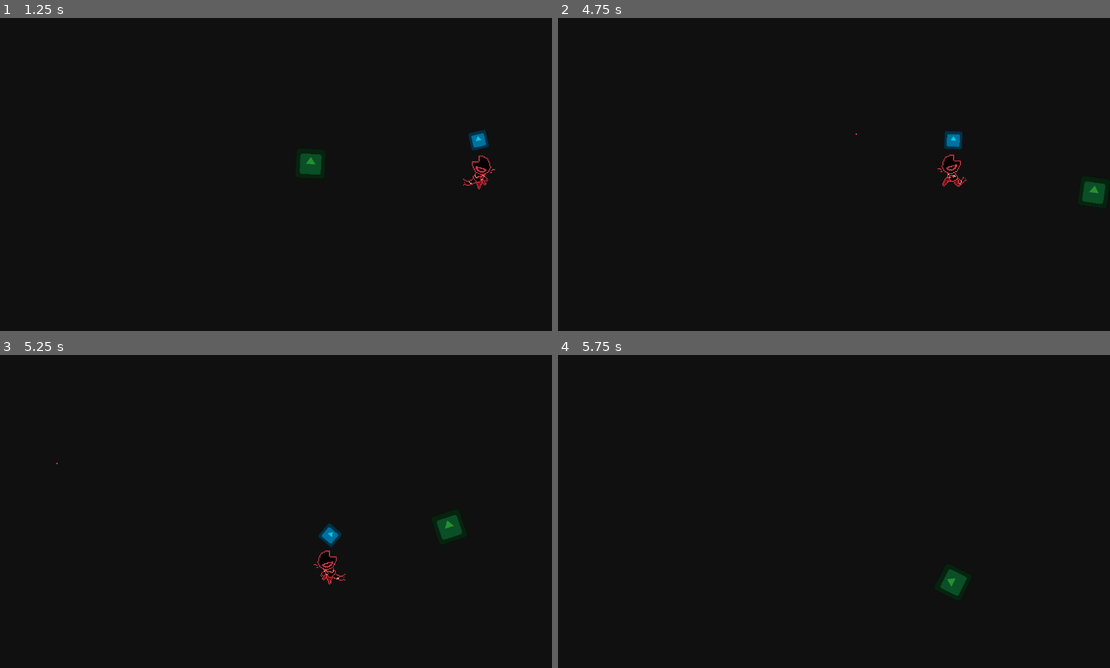
Above: before the commit, frames 1-4 (two rows, left to right).
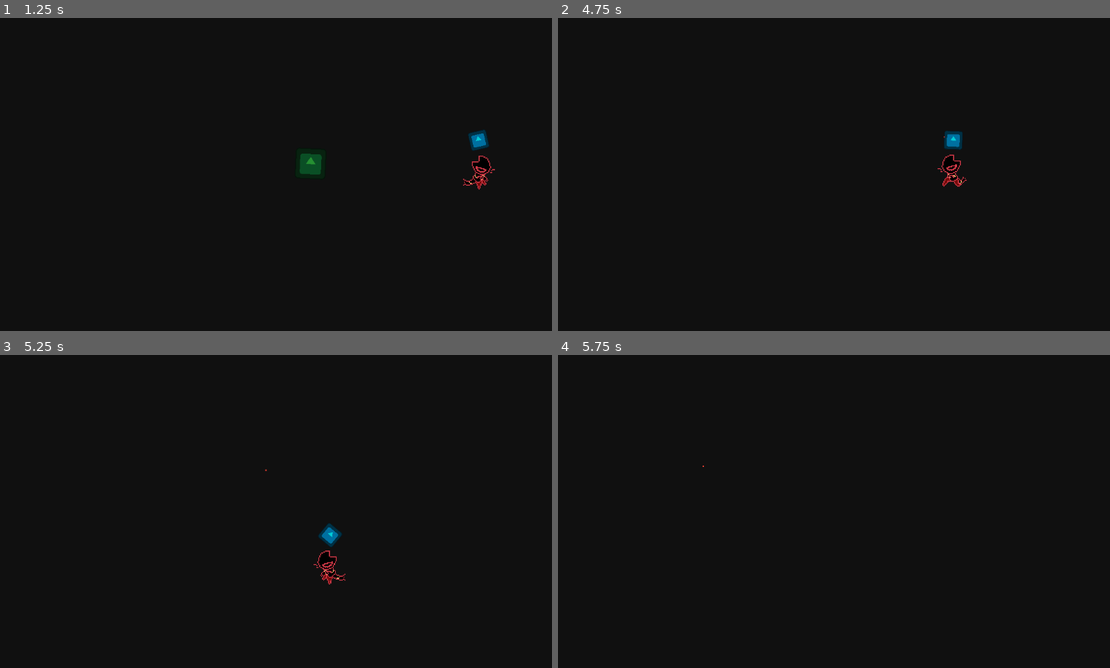
Above: after the commit, the same moments.

Repository: LucMat50/CS4800_ClassProject
Game: Godot game, scene res://scenes/main_game.tscn
Two runs of this game, one before a commit and one after it. Both use one fixed random seed, a clock stepped at 60 frames per second and the inputs below. The engine's default icon, where the game draws it, is replaced by a stand-in: a white triangle on a blue panel in a dark square.
Inputs (mouse positions are in pixels of both pictures, inside the frame that each line leads up to):
- Up to frame 1 (1.25 s): move the mouse to (397, 158) at 0.52 s; hold Right (move_right) from 0.53 s (still down); hold Shift (run) from 0.53 s (still down)
- Up to frame 2 (4.75 s): move the mouse to (718, 190) at 1.27 s; release Right (move_right) at 1.28 s; release Shift (run) at 1.28 s; hold Down (move_down) 1.28-2.03 s; tap Space (shoot) at 1.35, 2.85, 4.35 s; move the mouse to (889, 105) at 2.02 s; hold Right (move_right) 2.03-2.78 s; hold Shift (run) 2.03-2.78 s; move the mouse to (806, 237) at 2.77 s; hold Up (move_up) 2.78-3.53 s; move the mouse to (999, 221) at 3.52 s; hold Shift (run) 3.53-4.28 s; hold Left (move_left) from 3.53 s (still down); move the mouse to (662, 127) at 4.27 s
- Up to frame 3 (5.25 s): move the mouse to (303, 511) at 5.02 s; release Left (move_left) at 5.03 s; hold Down (move_down) from 5.03 s (still down); hold Shift (run) from 5.03 s (still down)
- Up to frame 4 (5.75 s): keep holding Down (move_down); keep holding Shift (run)

Frame 1 is identical in both runs. In frame 2, 0.3% of the frame differs, in the area x 53-100%, y 36-60%; in frame 3, 0.3%, in the area x 10-84%, y 34-60%; in frame 4, 0.3%.

Commit message:
T-T enemy collision was disabled

Diff:
--- a/cs-4800-unnamed-game/scenes/bullet.tscn
+++ b/cs-4800-unnamed-game/scenes/bullet.tscn
@@ -13,8 +13,9 @@
 texture = SubResource("CanvasTexture_h1aey")
 
 [node name="RayCast2D" type="RayCast2D" parent="." unique_id=1217705019]
+self_modulate = Color(0.1882353, 1, 0, 1)
 scale = Vector2(0.99999976, 0.99999976)
-target_position = Vector2(20, 0)
+target_position = Vector2(10, 0)
 collision_mask = 2
 hit_from_inside = true
 collide_with_areas = true
--- a/cs-4800-unnamed-game/scenes/enemy.tscn
+++ b/cs-4800-unnamed-game/scenes/enemy.tscn
@@ -18,4 +18,3 @@
 
 [node name="CollisionShape2D" type="CollisionShape2D" parent="." unique_id=923963319]
 shape = SubResource("CircleShape2D_md0e3")
-disabled = true
--- a/cs-4800-unnamed-game/scripts/bullet.gd
+++ b/cs-4800-unnamed-game/scripts/bullet.gd
@@ -11,23 +11,21 @@
 @onready var ray = $RayCast2D
 
 func _physics_process(delta: float) -> void:
-	position += transform.x * SPEED * delta
-	var move_amount = SPEED * delta
-	ray.target_position = Vector2(move_amount + 2, 0)
+	global_position += Vector2(1, 0).rotated(rotation) * SPEED * delta
+	#position += transform.x * SPEED * delta
+	ray.target_position = Vector2((SPEED * delta) + 10, 0)
 	ray.force_raycast_update()
 
 	if ray.is_colliding():
 		var collider = ray.get_collider()
 		enemy_hit(collider)
-	else:
-		position += transform.x * SPEED * delta
-
 
 func enemy_hit(body: Node2D):
 	print("enemy hit")
 	print(rotation)
 	if body.is_in_group("Enemy"):
 		body.queue_free()
+		queue_free()
 
 func _on_visible_on_screen_notifier_2d_screen_exited() -> void:
 	queue_free()
